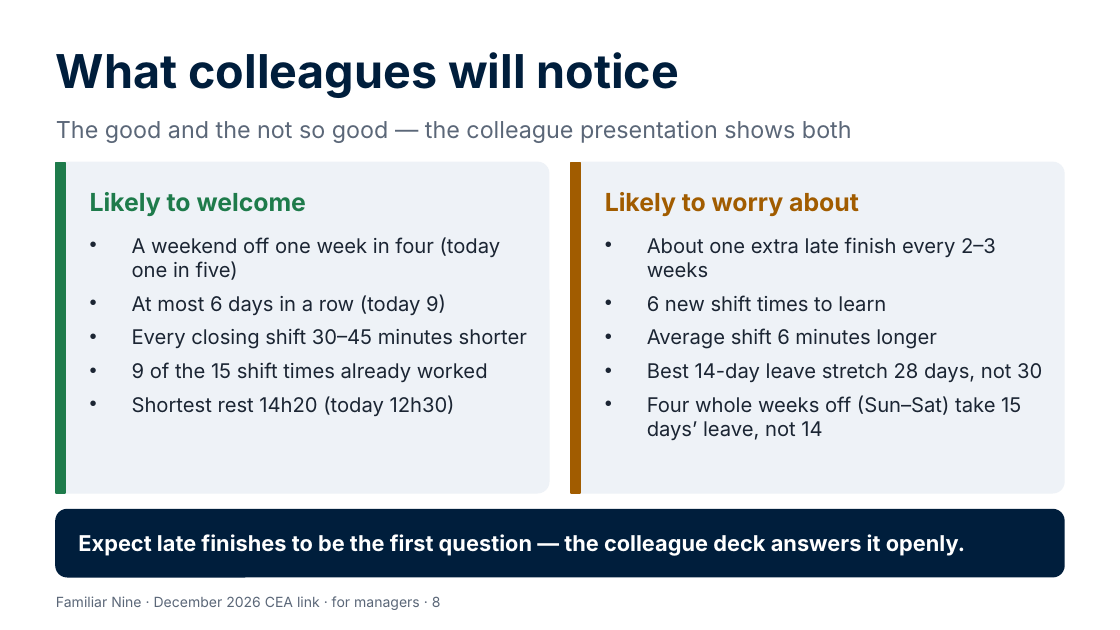
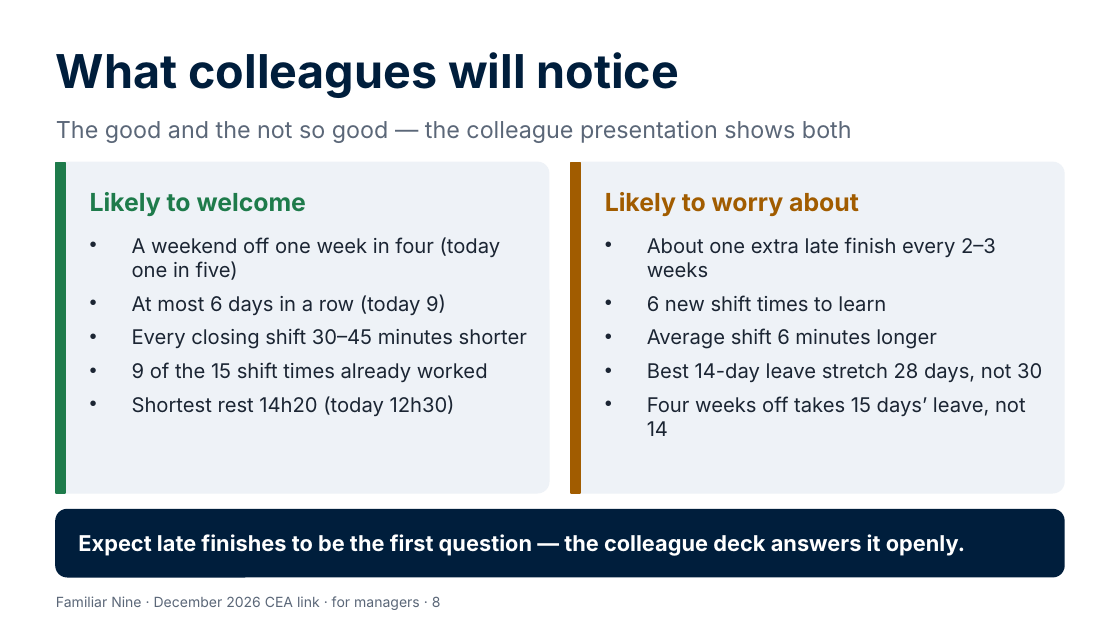
Before and after one commit to Garethdavidmiller/roster-app, a slide deck: slide 8 of docs/proposals/presentations/Familiar-Nine-for-managers.pptx. Drawn at 1120x630 pixels with LibreOffice and Linux fonts; fonts in the diff are those of the drawing. Boxes give left, top, right and bottom in pixels: in the first picture for what was removed or moved away, otherwise in the second. Text is boxed around its words. In the diff, an @@ line names an element or a change of style, - is before the commit and + after.

```diff
--- a/docs/proposals/presentations/Familiar-Nine-for-managers.pptx
+++ b/docs/proposals/presentations/Familiar-Nine-for-managers.pptx
@@ text at bbox=[647, 396, 1026, 436]: text changed @@
-• Four whole weeks off (Sun–Sat) take 15 days’ leave, not 14
+• Four weeks off takes 15 days’ leave, not 14
```
Also in this commit, not shown: 4 other slides changed, 37 other files.
